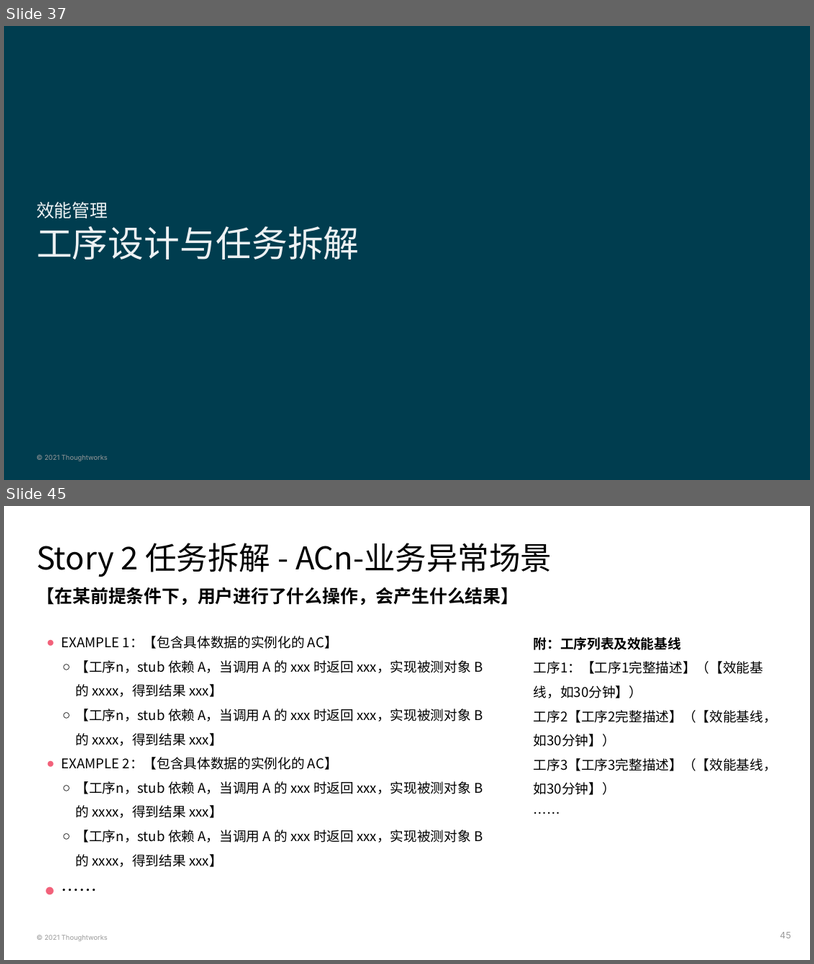
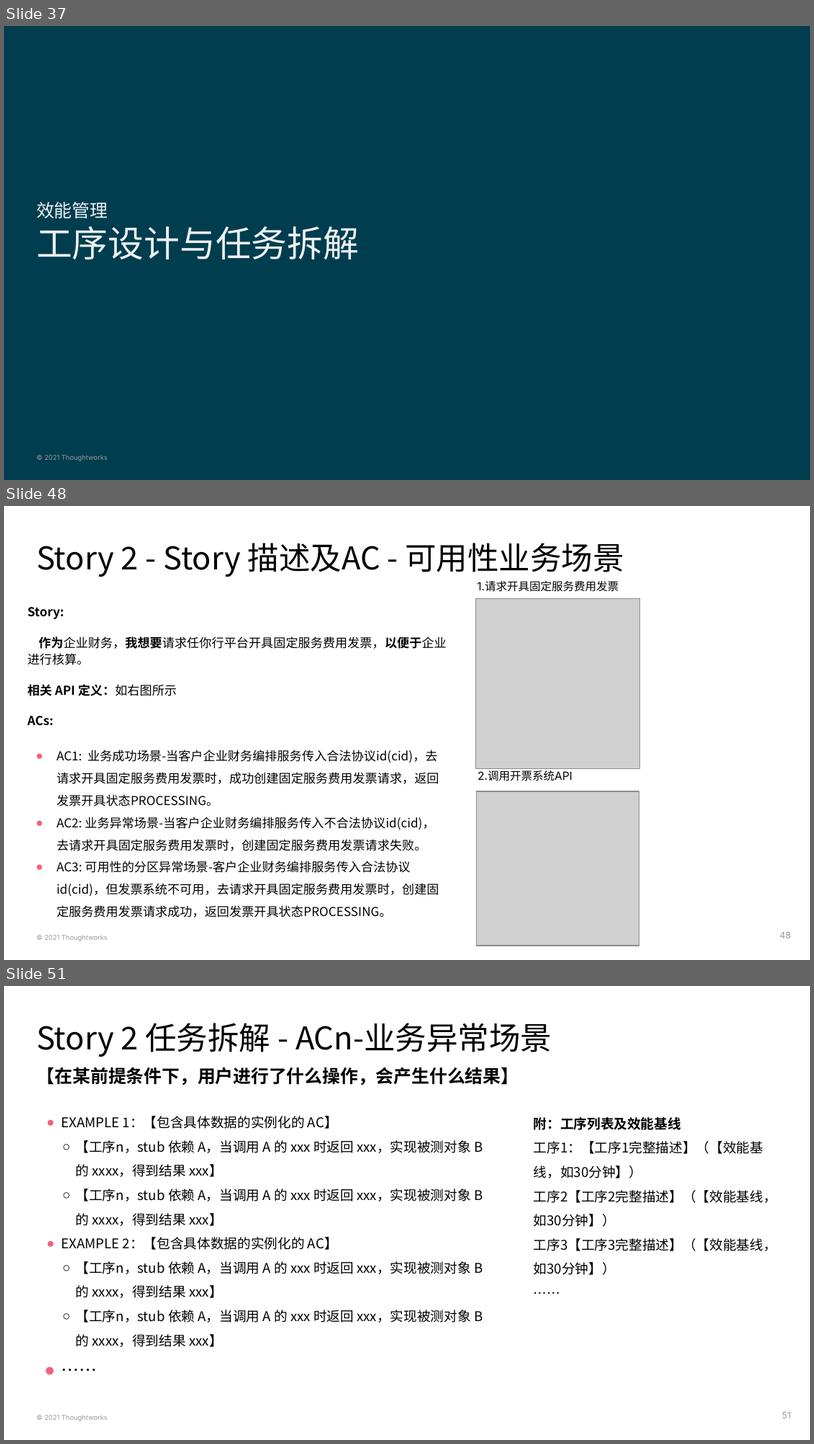
Before and after one commit to deesyx/heima, a slide deck: doc/PS4 黑马考核-项目On-boarding模板-胡炫光.pptx. Shown one above the other, each under a label of ours: slides 37 and 45 before the commit, slides 37, 48 and 51 after it; the slides between them are not shown. The pictures are 814x964 and 814x1444 pixels, drawn with LibreOffice and Linux fonts; fonts in the diff are those of the drawing; grey boxes stand for pictures; background and template pictures are left out. Boxes give left, top, right and bottom in pixels: in the first picture for what was removed or moved away, otherwise in the second. Text is boxed around its words. In the diff, an @@ line names an element or a change of style, - is before the commit and + after.

```diff
--- a/doc/PS4 黑马考核-项目On-boarding模板-胡炫光.pptx
+++ b/doc/PS4 黑马考核-项目On-boarding模板-胡炫光.pptx
@@ slide 48 added at (4,506,810,960), background #FFFFFF; not listed: 1 template element that a slide beside it also shows @@
@@ title added at (36,543,625,577), 28 pt, text #000000 @@
+Story 2 - Story 描述及AC - 可用性业务场景
@@ text added at (477,581,619,592), 10 pt, text #000000 @@
+1.请求开具固定服务费用发票
@@ text added at (28,607,447,917), 11 pt, text #000000 @@
+Story:
+作为企业财务，我想要请求任你行平台开具固定服务费用发票，以便于企业进行核算。
+相关 API 定义：如右图所示
+ACs:
+● AC1: 业务成功场景-当客户企业财务编排服务传入合法协议id(cid)，去请求开具固定服务费用发票时，成功创建固定服务费用发票请求，返回发票开具状态PROCESSING。
+● AC2: 业务异常场景-当客户企业财务编排服务传入不合法协议id(cid)，去请求开具固定服务费用发票时，创建固定服务费用发票请求失败。
+● AC3: 可用性的分区异常场景-客户企业财务编排服务传入合法协议id(cid)，但发票系统不可用，去请求开具固定服务费用发票时，创建固定服务费用发票请求成功，返回发票开具状态PROCESSING。
@@ picture added at (476,598,640,768) @@
@@ text added at (478,770,573,781), 10 pt, text #000000 @@
+2.调用开票系统API
@@ picture added at (476,791,640,945) @@
@@ page number added at (780,932,792,938), 8 pt, text #999999 @@
+48
@@ what was slide 45 is now slide 51 @@
@@ page number at (782,1412,791,1418): text changed @@
-45
+51
```
Also in this commit, not shown: 4 slides changed, 9 other slides added, 4 slides removed, 2 other files.
